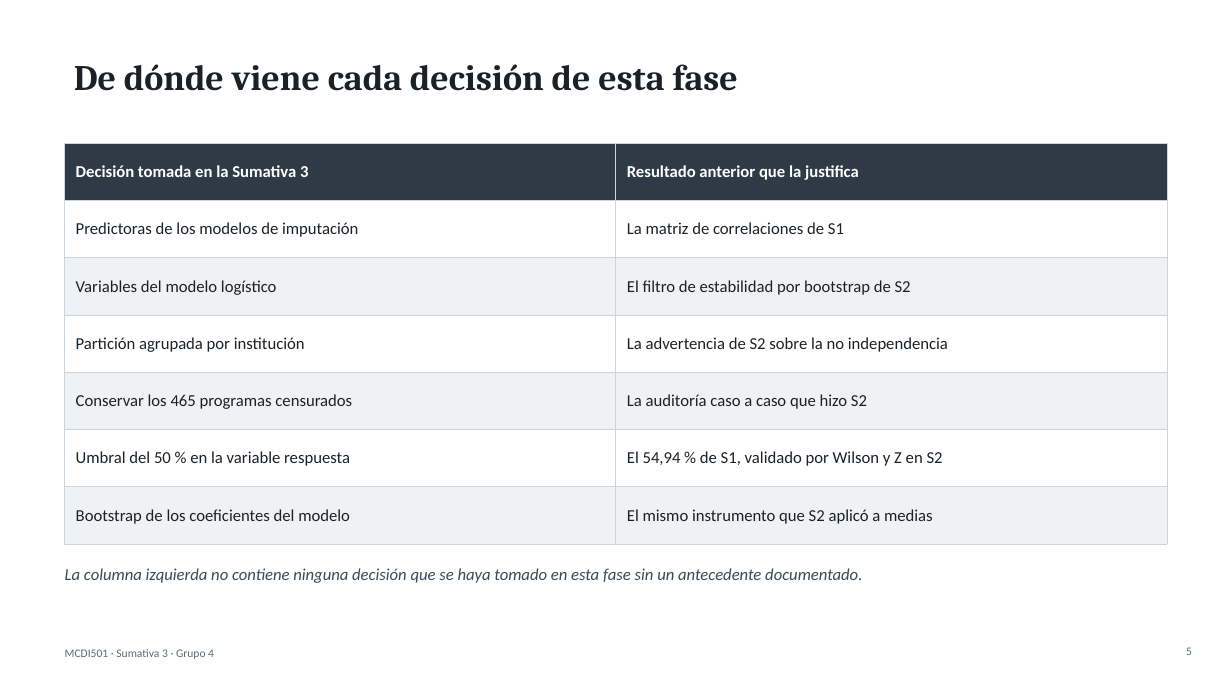
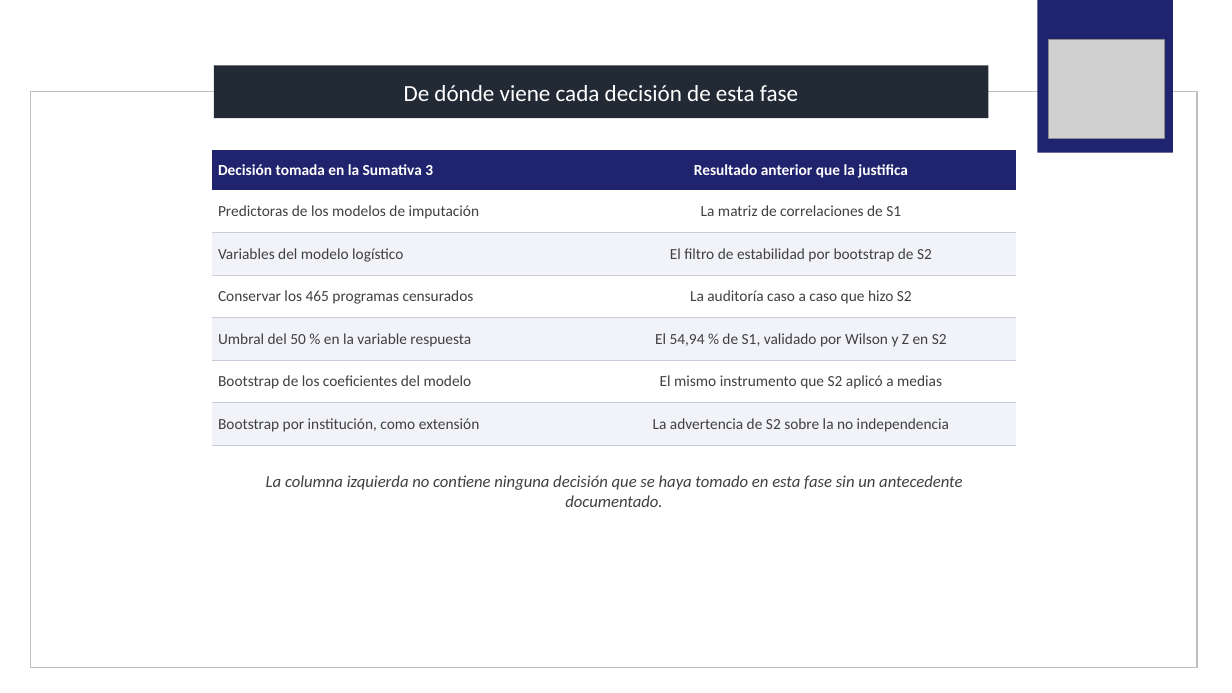
Before and after one commit to santunez75/analisis-desercion, a slide deck: slide 5 of S3/presentacion/Sumativa3_Presentacion_Grupo4.pptx. Drawn at 1232x693 pixels with LibreOffice and Linux fonts; fonts in the diff are those of the drawing; grey boxes stand for pictures. Boxes give left, top, right and bottom in pixels: in the first picture for what was removed or moved away, otherwise in the second. Text is boxed around its words. In the diff, an @@ line names an element or a change of style, - is before the commit and + after.

Commit message:
feat: rehace la presentacion sobre la plantilla de la Facultad
El deck se reconstruye duplicando las diapositivas de ejemplo de
PPT-Facultad-Ingenieria.pptx, de modo que hereda el marco, el logo, la
barra de titulo navy y la tipografia institucionales. Quedan 15 laminas:
portada, dos divisores sobre fotografia, siete de contenido con barra,
cuatro de columnas y el cierre con el logo.

Se corrigen de paso dos laminas que habian quedado desalineadas con la
particion 70/30 estratificada: la columna S3 de "Que aporto cada fase" y
la fila correspondiente de la tabla de trazabilidad, donde el bootstrap
por institucion pasa a declararse como extension.

El guion cronometrado baja de 1.654 a 1.492 palabras para caber en los
diez minutos.

```diff
--- a/S3/presentacion/Sumativa3_Presentacion_Grupo4.pptx
+++ b/S3/presentacion/Sumativa3_Presentacion_Grupo4.pptx
@@ rectangle added at <box>1038,0,1173,152</box>, fill #20236D @@
@@ picture added at <box>1049,40,1165,138</box> @@
@@ rectangle "De dónde viene cada decisión ...": place and size @@
-rectangle "De dónde viene cada decisión ..." at <box>74,64,738,91</box>
+rectangle "De dónde viene cada decisión ..." at <box>213,66,988,118</box>
@@ rectangle "De dónde viene cada decisión ..." at <box>213,66,988,118</box>: size 28 to 18 pt, font Cambria to Calibri, text colour #1C2126 to #FFFFFF, bold off; alignment left to centre; fill none to #222A35 @@
@@ rectangle added at <box>30,91,1198,667</box>, outline #BFBFBF 1 pt @@
@@ table at <box>212,150,1017,445</box> @@
-row 4: Partición agrupada por institución | La advertencia de S2 sobre la no independencia
+row 7: Bootstrap por institución, como extensión | La advertencia de S2 sobre la no independencia
@@ fill #2E3A45 to #20236D in row 1 @@
@@ fill #EEF2F5 to #F2F3F8 in 6 cells @@
@@ size 13 to 12 pt in "Decisión tomada en la Sumativa 3", "Resultado anterior que la justifica", "Predictoras de los modelos de imputación", "La matriz de correlaciones de S1" and 2 more places @@
@@ text colour #1C2126 to #404040 in "Predictoras de los modelos de imputación", "La matriz de correlaciones de S1", "Variables del modelo logístico", "El filtro de estabilidad por bootstrap de ..." @@
@@ alignment left to centre @@
@@ borders changed @@
@@ table: place and size @@
-table at <box>65,143,1166,528</box>
+table at <box>212,150,1017,445</box>
@@ text "La columna izquierda no contiene ...": place and size @@
-text "La columna izquierda no contiene ..." at <box>65,568,862,583</box>
+text "La columna izquierda no contiene ..." at <box>266,475,962,507</box>
@@ text "La columna izquierda no contiene ..." at <box>266,475,962,507</box>: text colour #3A4A57 to #404040; alignment left to centre @@
@@ text removed at <box>65,649,214,659</box> @@
-MCDI501 · Sumativa 3 · Grupo 4
@@ page number removed at <box>1186,647,1192,655</box> @@
-5
```
Also in this commit, not shown: 13 other slides changed, 1 slide added.
